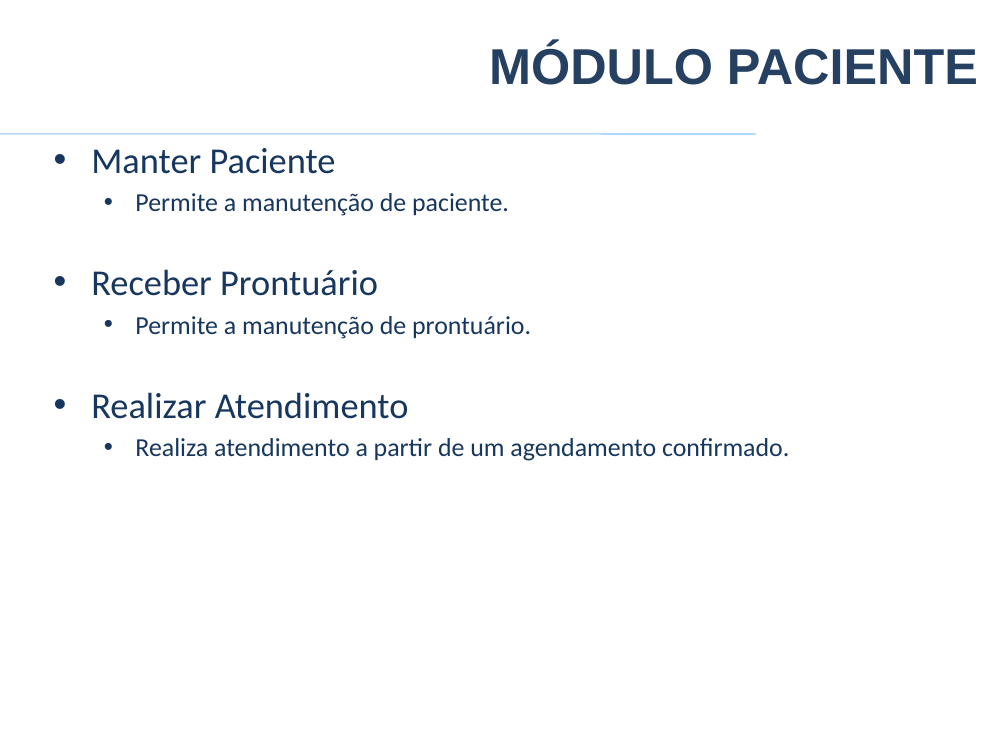
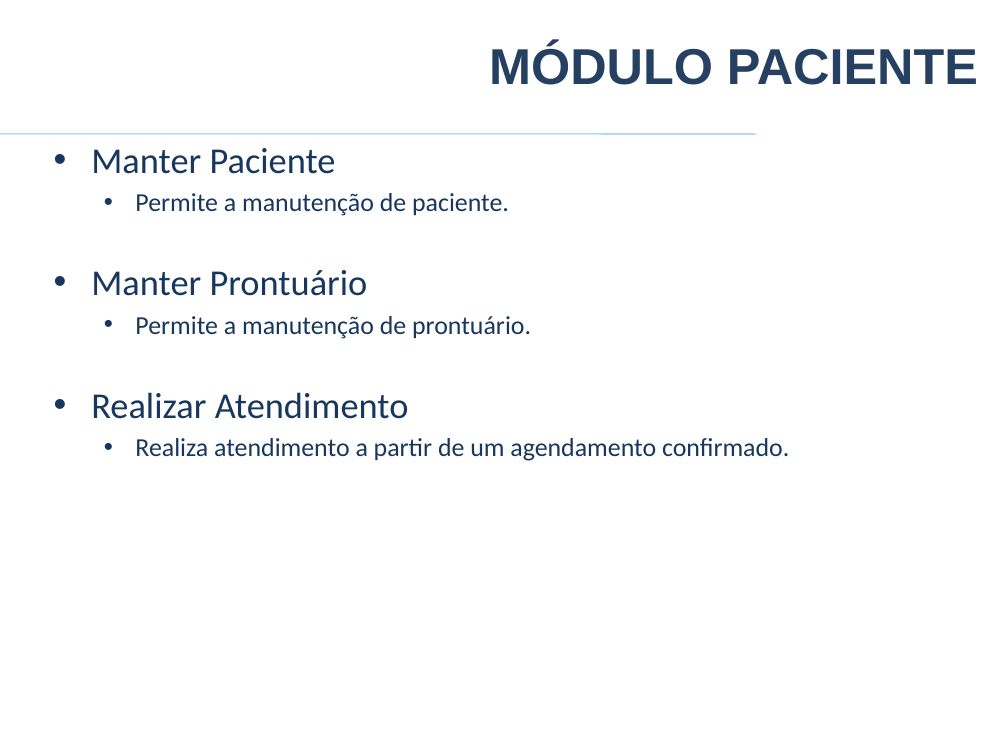
Before and after one commit to VagnerAlcantara/TCC, a slide deck: slide 26 of TCC/5º Encontro/2017-Apresentacao Psystem.pptx. Drawn at 1008x756 pixels with LibreOffice and Linux fonts; fonts in the diff are those of the drawing; background and template pictures are left out. Boxes give left, top, right and bottom in pixels: in the first picture for what was removed or moved away, otherwise in the second. Text is boxed around its words. In the diff, an @@ line names an element or a change of style, - is before the commit and + after.

Commit message:
Correção slide 26 Paciente

```diff
--- a/TCC/5º Encontro/2017-Apresentacao Psystem.pptx
+++ b/TCC/5º Encontro/2017-Apresentacao Psystem.pptx
@@ text at bbox=[91, 270, 368, 296]: text changed @@
-• Receber Prontuário
+• Manter Prontuário
```
